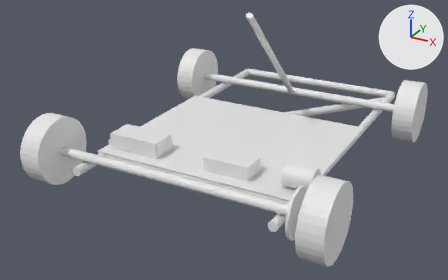
Before and after pictures for a commit that changed the Blender file gokart-plan.blend.
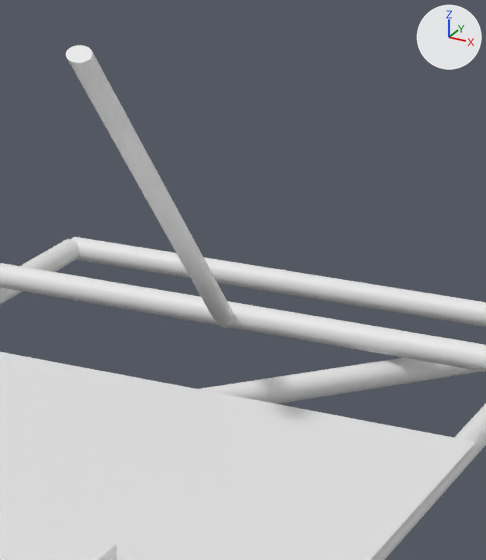
There are two pictures of each version: one whole from a 50 mm camera at (1.211, -2.731, 1.165) aimed at (-0.076, -0.391, -0.005), one close up on the part from 51% to 82% of the width and 0% to 58% of the height. Lighting does not change. The marker at upper right points along +X, +Y and +Z.
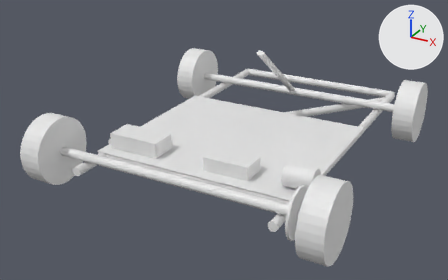
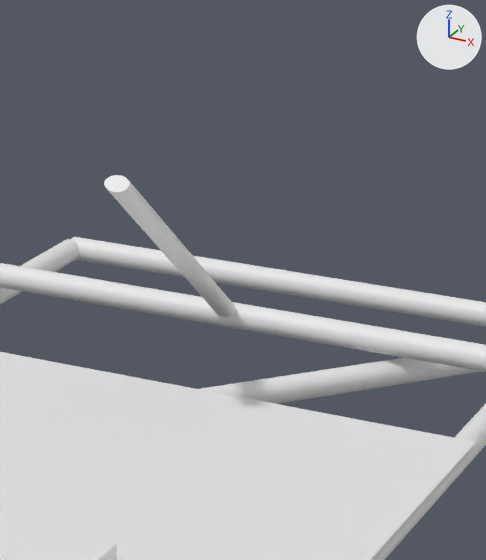
The change, as JSON lines over the scene's bpy script:
```json
{"block": "me_cylinder_006", "where": "me_cylinder_006.from_pydata(...)  # 64 vertices, 34 faces; spans x -1.0..2.1, y -1.0..1.18, z -0.33..1.0"}
{"block": "me_cylinder_006", "where": "# used by ob_cylinder_006; location = (0.0, -0.151, 0.446); rotation_euler = (-3.176, 0.809, -1.571), in degrees (-182, 46, -90); scale = (0.0129, 0.0183, 0.6)"}
{"block": "me_cylinder_006", "change": "me_cylinder_006 part 1: the whole mesh is multiplied about its middle by the matrix ((1.0, 0.0, -4.261), (0.0, 1.0, 0.324), (0.0, 0.0, 0.711)), then moved by (2.83, -0.22, 0.19)"}
{"op": "set", "path": "ob_cylinder_006.location", "old": "(0.0, -0.151, 0.446)", "new": "(0.003, -0.153, 0.462)"}
```

Location of each change, (x1, y1, x2, y2) in pixels of the close-ups (486 x 560 px):
```json
{"object": "Cylinder.006", "change": "reshaped, moved", "before": [66, 45, 233, 328], "after": [104, 175, 236, 317], "on screen": "21% narrower, 50% shorter"}
```
